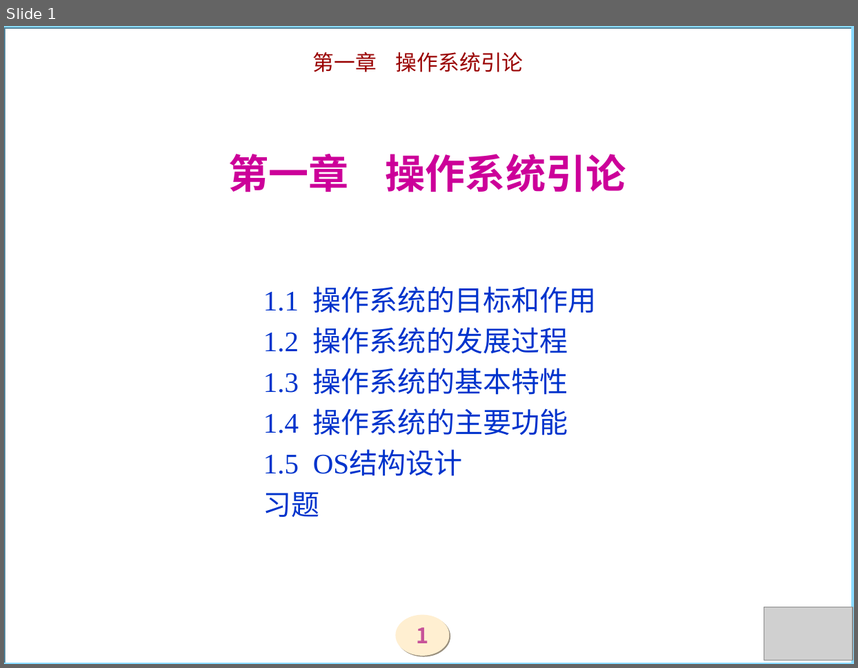
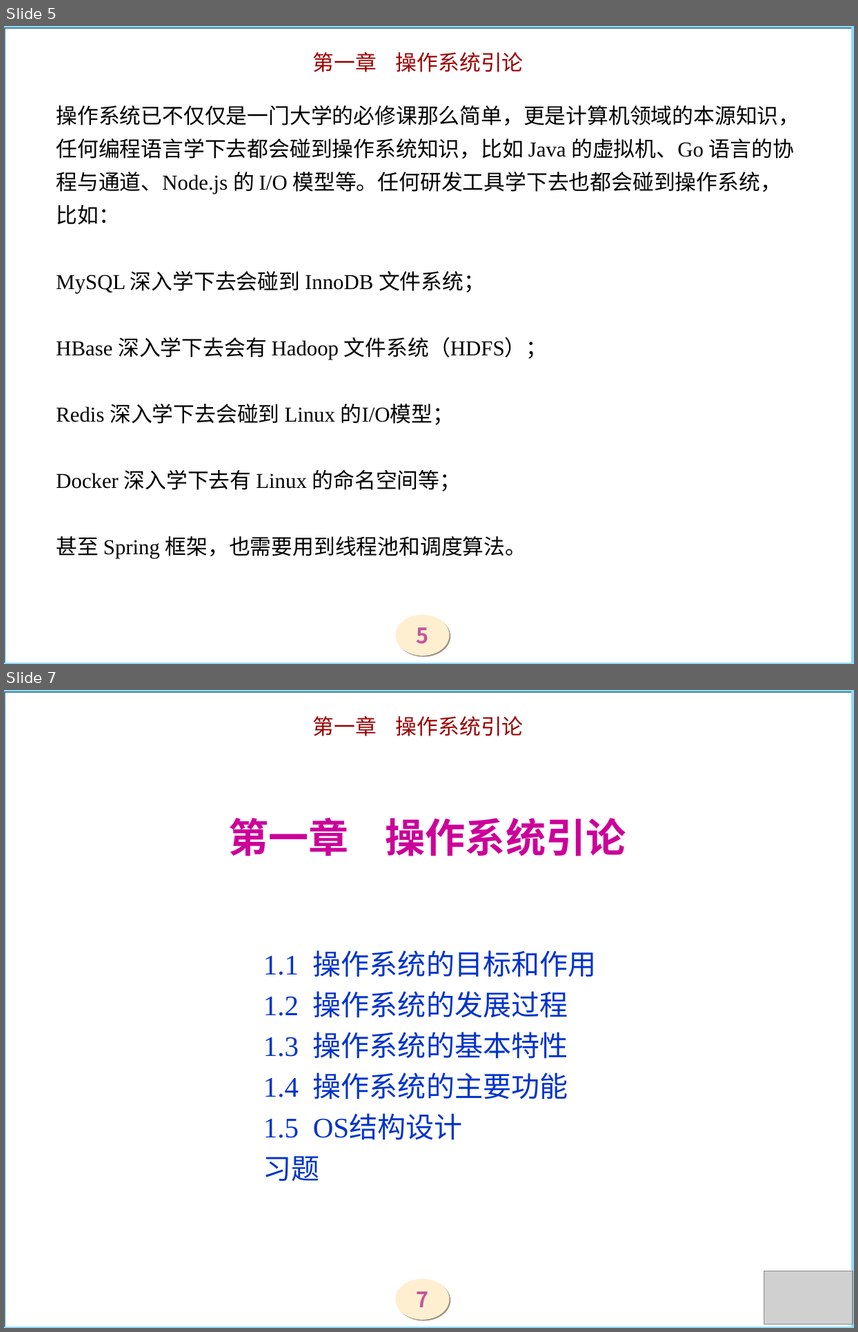
Before and after one commit to zjyesir/hmc_OS, a slide deck: ppt/1操作系统引论.ppt. Shown one above the other, each under a label of ours: slide 1 before the commit, slides 5 and 7 after it; the slides between them are not shown. The pictures are 858x668 and 858x1332 pixels, drawn with LibreOffice and Linux fonts; fonts in the diff are those of the drawing; grey boxes stand for pictures; background and template pictures are left out. Boxes give left, top, right and bottom in pixels: in the first picture for what was removed or moved away, otherwise in the second. Text is boxed around its words. In the diff, an @@ line names an element or a change of style, - is before the commit and + after.

```diff
--- a/ppt/1操作系统引论.ppt
+++ b/ppt/1操作系统引论.ppt
@@ slide 5 added at (4, 26, 854, 664), background picture (left out); not listed: 3 template elements that a slide beside it also shows @@
@@ title added at (56, 105, 800, 558), 18 pt, text #000000 @@
+操作系统已不仅仅是一门大学的必修课那么简单，更是计算机领域的本源知识，任何编程语言学下去都会碰到操作系统知识，比如 Java 的虚拟机、Go 语言的协程与通道、Node.js 的 I/O 模型等。任何研发工具学下去也都会碰到操作系统，比如：
+MySQL 深入学下去会碰到 InnoDB 文件系统；
+HBase 深入学下去会有 Hadoop 文件系统（HDFS）；
+Redis 深入学下去会碰到 Linux 的I/O模型；
+Docker 深入学下去有 Linux 的命名空间等；
+甚至 Spring 框架，也需要用到线程池和调度算法。
@@ what was slide 1 is now slide 7 @@
@@ page number at (416, 1291, 428, 1307): text changed @@
-1
+7
```
Also in this commit, not shown: 5 other slides added, 1 other file.
